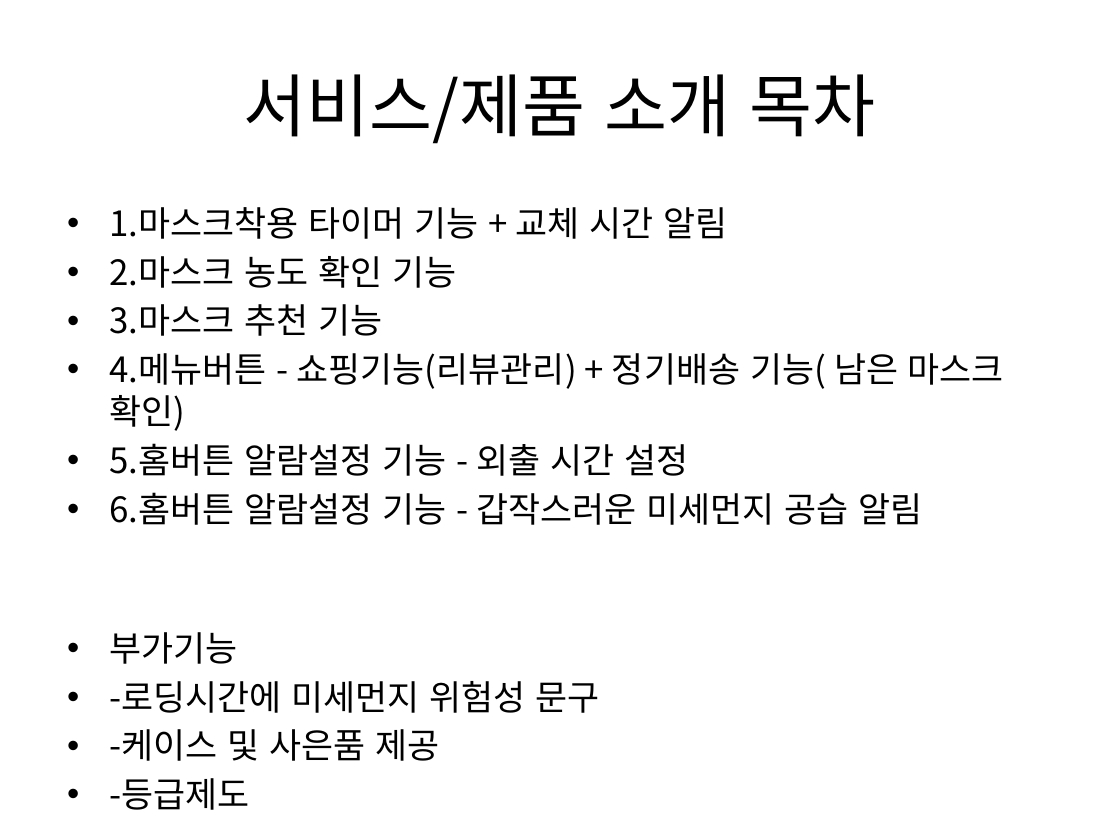
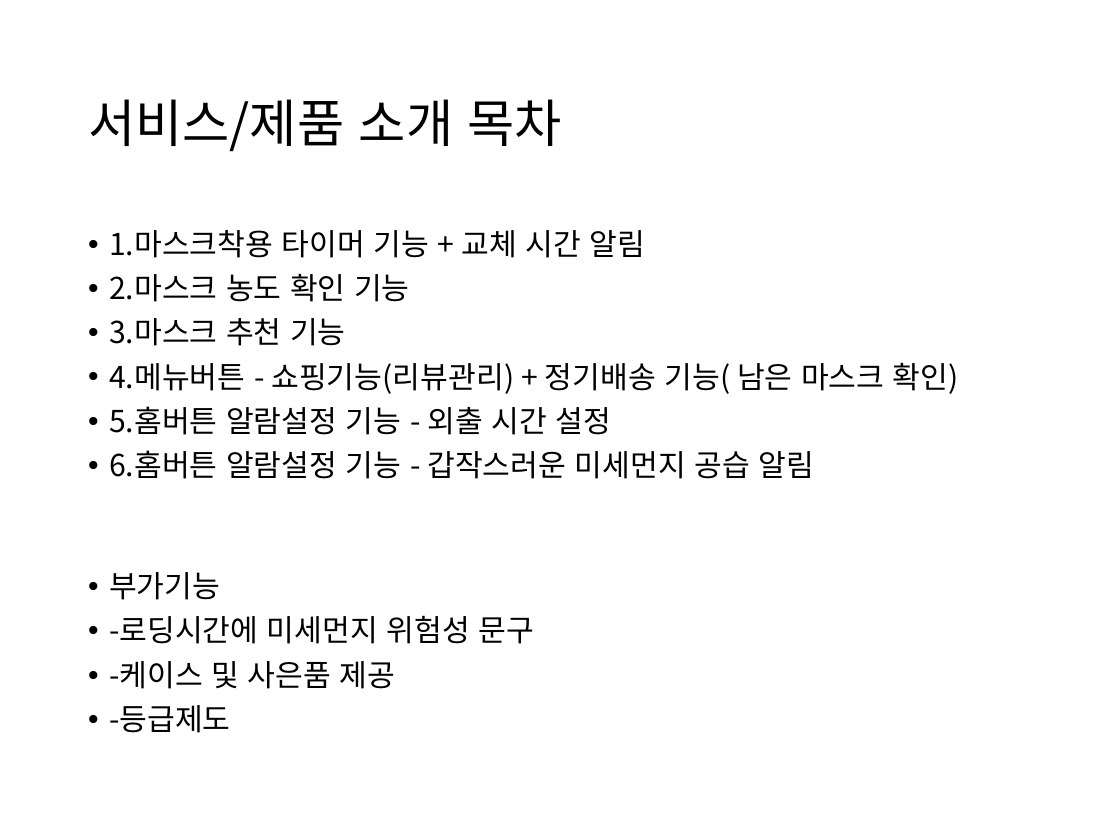
Before and after one commit to pasongsj/ideatone, a slide deck: slide 1 of ideatoneppt.pptx. Drawn at 1120x840 pixels with LibreOffice and Linux fonts; fonts in the diff are those of the drawing. Boxes give left, top, right and bottom in pixels: in the first picture for what was removed or moved away, otherwise in the second. Text is boxed around its words. In the diff, an @@ line names an element or a change of style, - is before the commit and + after.

```diff
--- a/ideatoneppt.pptx
+++ b/ideatoneppt.pptx
@@ title "서비스/제품 소개 목차": place and size @@
-title "서비스/제품 소개 목차" at box(244, 74, 876, 144)
+title "서비스/제품 소개 목차" at box(88, 99, 562, 152)
@@ title "서비스/제품 소개 목차" at box(88, 99, 562, 152): size 44 to 33 pt; alignment centre to left; line spacing 1 to 0.9 @@
@@ text "1.마스크착용 타이머 기능 + 교체 ...": place and size @@
-text "1.마스크착용 타이머 기능 + 교체 ..." at box(109, 207, 1004, 761)
+text "1.마스크착용 타이머 기능 + 교체 ..." at box(109, 230, 959, 733)
@@ text "1.마스크착용 타이머 기능 + 교체 ..." at box(109, 230, 959, 733): size 22.4 to 19.4 pt; indent changed; line spacing 1 to 0.9; more space between paragraphs @@
```
Also in this commit, not shown: 17 other slides changed, 2 slides added, 3 slides removed, 1 other file.
